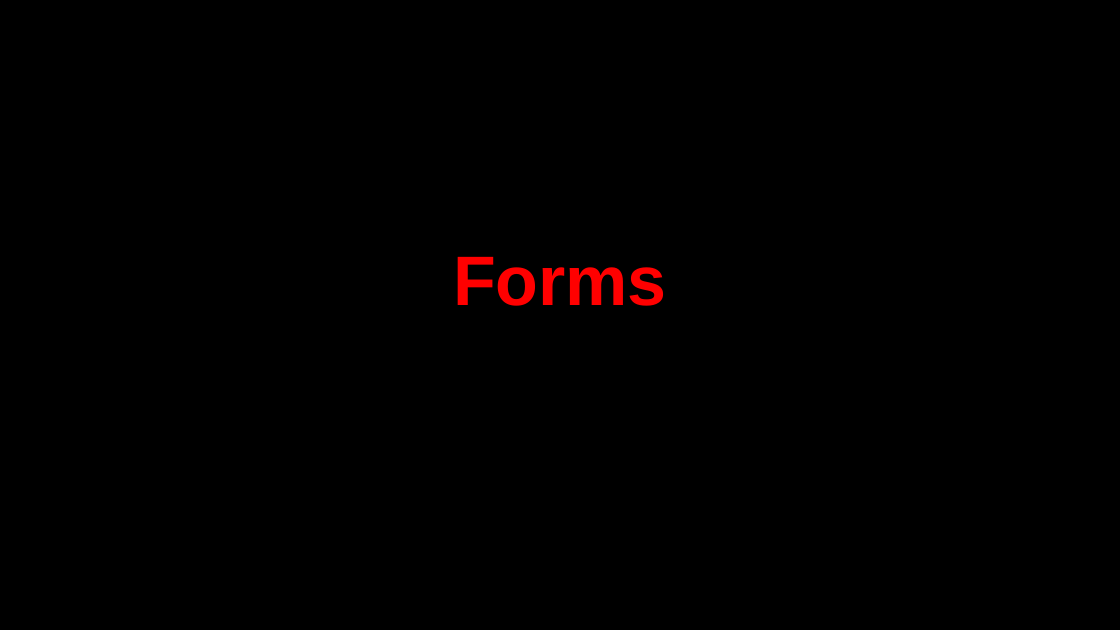
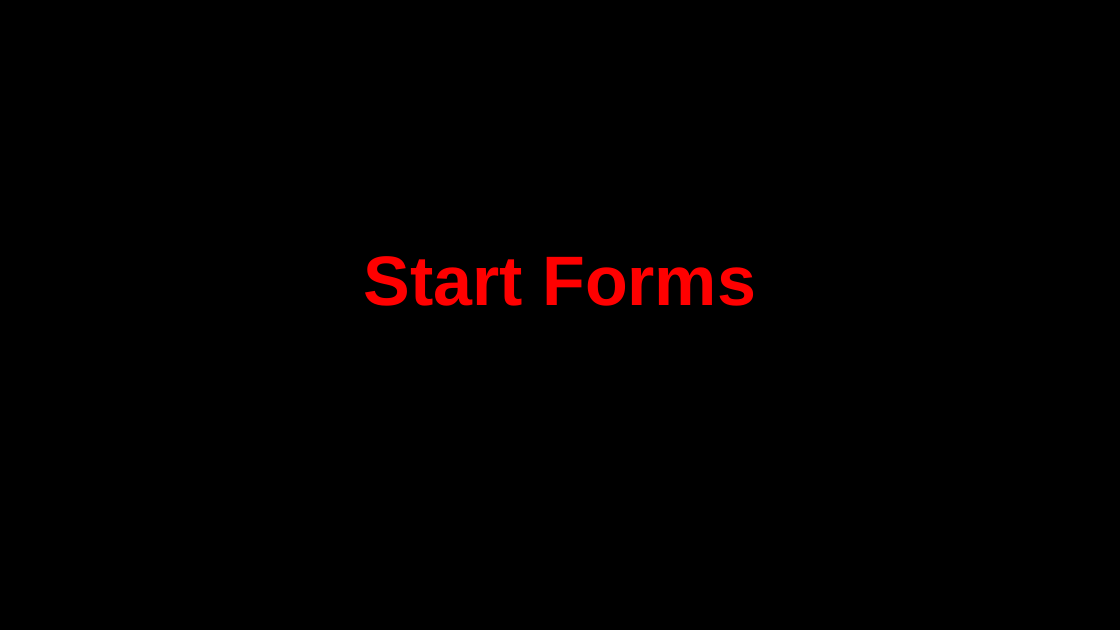
Before and after one commit to AhmedMohamedSamir1/Summary, a slide deck: slide 43 of Angular & type script/Angular.pptx (slide 41 before the commit). Drawn at 1120x630 pixels with LibreOffice and Linux fonts; fonts in the diff are those of the drawing; background and template pictures are left out. Boxes give left, top, right and bottom in pixels: in the first picture for what was removed or moved away, otherwise in the second. Text is boxed around its words. In the diff, an @@ line names an element or a change of style, - is before the commit and + after.

```diff
--- a/Angular & type script/Angular.pptx
+++ b/Angular & type script/Angular.pptx
@@ title at box(364, 256, 756, 306): text changed @@
-Forms
+Start Forms
```
Also in this commit, not shown: 6 other slides changed, 7 slides added, 1 slide removed.
